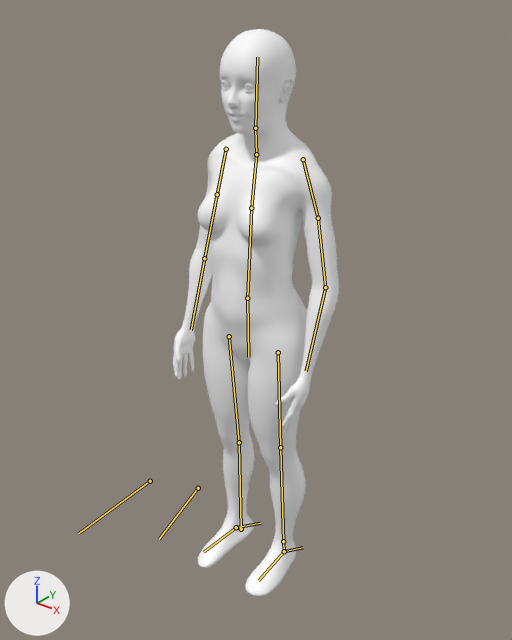
One commit to the Blender file VirtualOnlineShopping/Assets/Models/Mannequins/woman rig mk2.blend: the scene before it, then after it.
Before and after are seen from a 50 mm camera at (0.989, -1.157, 1.599) aimed at (-0.006, 0.086, 0.828). Lighting does not change. The marker at lower left points along +X, +Y and +Z. Both versions are drawn at the pose saved in each file; the numbers are the values there. The bones that bend it are drawn over the model as lines.

The first picture shows 'Female_Base_Mesh_Female_Base_mesh'.
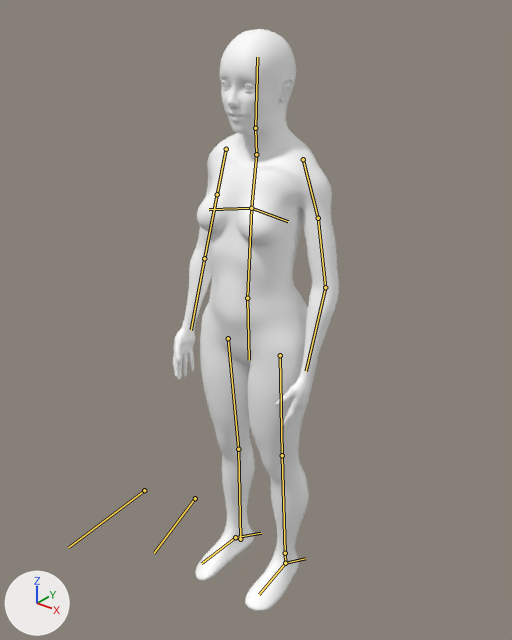
Boxes [x1, y1, x2, y2] around the edits, measured in the pictures (512 x 640 px):
'Female_Base_Mesh_Female_Base_mesh', posed: before [173, 29, 339, 596]; after [173, 29, 339, 611]
bone 'pelvis', root to tip: before (247, 298) to (248, 357); after (247, 298) to (249, 360)

The change in detail:
Bone 'pelvis' (bone_pelvis) is rescaled from (1.0, 1.0, 1.0) to (1.06, 1.06, 1.06).
